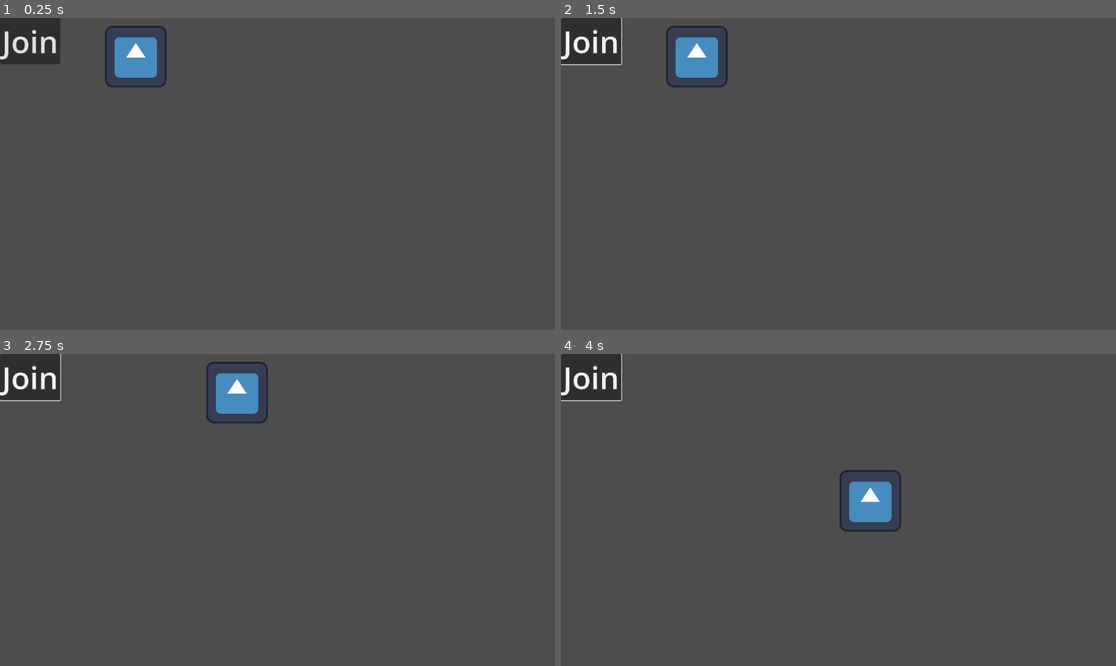
Above: before the commit, frames 1-4 (two rows, left to right).
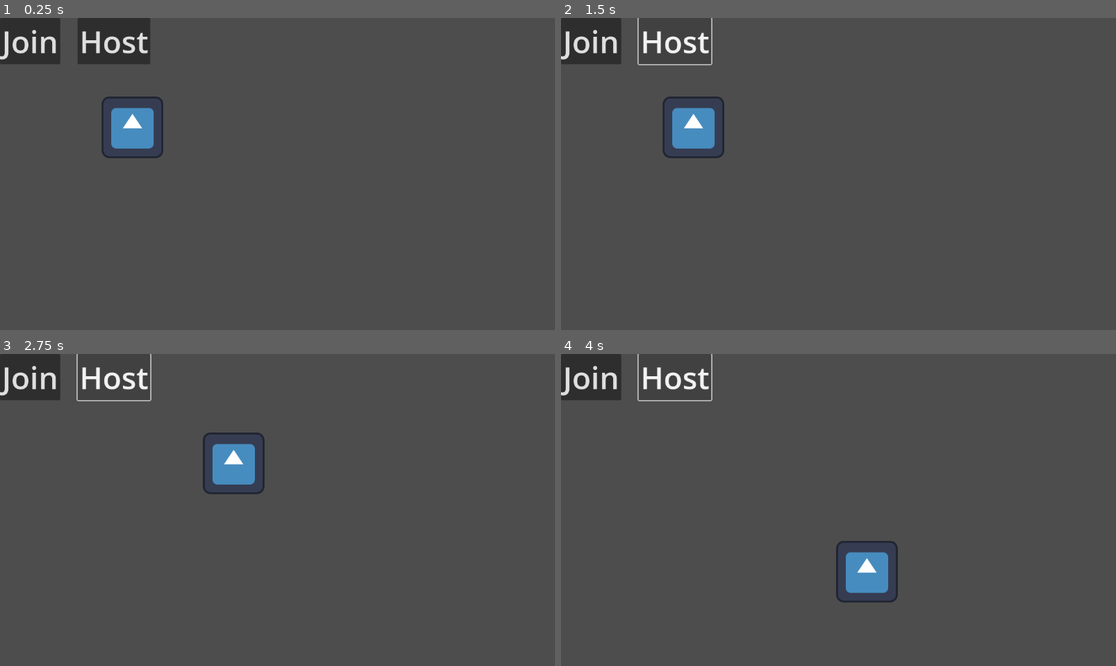
Above: after the commit, the same moments.

Repository: perrycate/ggj-2026
Game: Godot game, scene res://scenes/world/game.tscn
Same seed, same stepped clock (60 frames per second), same inputs: the game is played once before the commit and once after it. The engine's default icon, where the game draws it, is replaced by a stand-in: a white triangle on a blue panel in a dark square.
Inputs (mouse positions are in pixels of both pictures, inside the frame that each line leads up to):
- Up to frame 1 (0.25 s): no input
- Up to frame 2 (1.5 s): click "Join" at 0.5 s; click (677, 39) at 1.25 s, where only the run after the commit has a clickable "Host"
- Up to frame 3 (2.75 s): hold D (move_right) from 2.03 s (still down)
- Up to frame 4 (4 s): release D (move_right) at 2.78 s; hold S (move_down) 2.78-3.53 s; hold D (move_right) from 3.53 s (still down)

The runs differ from the first frame. In frame 1, 3.7% of the frame differs, in the area x 14-31%, y 0-45%; in frame 2, 2.9%; in frame 3, 3.1%; in frame 4, 3.1%.

Commit message:
basic movement-sharing

Diff:
--- a/scenes/world/game.tscn
+++ b/scenes/world/game.tscn
@@ -11,7 +11,7 @@
 script = ExtResource("1_w44h4")
 
 [node name="player" type="CharacterBody2D" parent="."]
-position = Vector2(282, 80)
+position = Vector2(275, 227)
 script = ExtResource("2_3iwug")
 metadata/_edit_group_ = true
 
@@ -28,4 +28,13 @@
 theme_override_font_sizes/font_size = 64
 text = "Join"
 
+[node name="HostButton" type="Button" parent="."]
+offset_left = 161.0
+offset_right = 312.0
+offset_bottom = 96.0
+theme_override_font_sizes/font_size = 64
+text = "Host
+"
+
 [connection signal="pressed" from="JoinButton" to="." method="_on_join_button_pressed"]
+[connection signal="pressed" from="HostButton" to="." method="_on_host_button_pressed"]
--- a/scripts/player/player.gd
+++ b/scripts/player/player.gd
@@ -7,3 +7,10 @@
 	velocity = input_direction * speed
 
 	move_and_slide()
+
+	if velocity != Vector2.ZERO:
+		_on_player_moved.rpc(position)
+
+@rpc
+func _on_player_moved(new_position: Vector2):
+	position = new_position
--- a/scripts/world/game.gd
+++ b/scripts/world/game.gd
@@ -3,11 +3,11 @@
 # TODO add mechanism for getting/sharing this.
 const server_address = "127.0.0.1"
 const PORT = 5000
+const MAX_PEERS = 1
+
+@export var is_watcher = false
 
 func _ready():
-	multiplayer.peer_connected.connect(_on_watcher_connected)
-
-func _on_watcher_connected():
 	pass
 
 func _on_join_button_pressed():
@@ -17,3 +17,15 @@
 		return error
 
 	multiplayer.multiplayer_peer = peer
+
+	print("joined")
+
+func _on_host_button_pressed():
+	var peer = ENetMultiplayerPeer.new()
+	var error = peer.create_server(PORT, MAX_PEERS)
+	if error:
+		return error
+
+	multiplayer.multiplayer_peer = peer
+
+	print("hosting")
